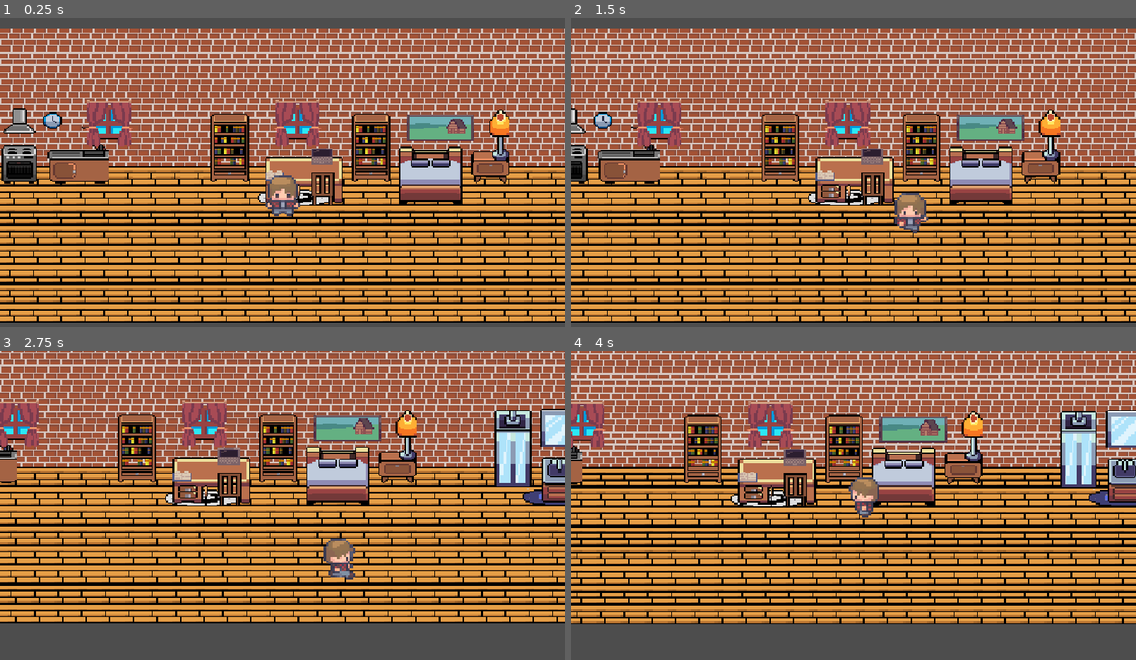
Above: before the commit, frames 1-4 (two rows, left to right).
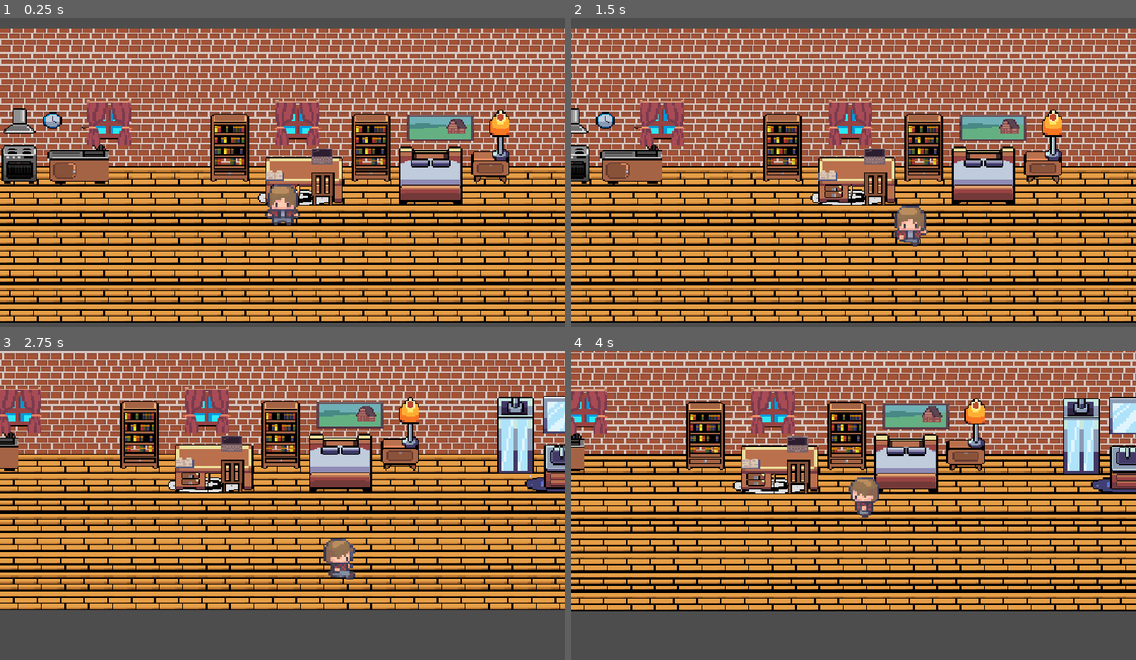
Above: after the commit, the same moments.

Repository: BurningUNI/BurnOut
Game: Godot game, scene res://scenes/room.tscn
Two runs of this game, one before a commit and one after it. Both use one fixed random seed, a clock stepped at 60 frames per second and the inputs below. This scene is started directly instead of the project's main scene.
Inputs (mouse positions are in pixels of both pictures, inside the frame that each line leads up to):
- Up to frame 1 (0.25 s): no input
- Up to frame 2 (1.5 s): move the mouse to (977, 160) at 0.52 s; hold Right (ui_right) 0.53-1.28 s; hold Space (interact) 0.53-1.28 s; click (977, 160) at 0.67 s; move the mouse to (740, 194) at 1.27 s; hold Down (ui_down) from 1.28 s (still down); tap Space (interact) at 1.35 s
- Up to frame 3 (2.75 s): move the mouse to (339, 440) at 2.02 s; release Down (ui_down) at 2.03 s; hold Right (ui_right) from 2.03 s (still down); hold Space (interact) from 2.03 s (still down)
- Up to frame 4 (4 s): move the mouse to (825, 573) at 2.77 s; release Right (ui_right) at 2.78 s; release Space (interact) at 2.78 s; hold Up (ui_up) 2.78-3.53 s; tap Space (interact) at 2.85 s; click (825, 573) at 2.92 s; move the mouse to (1023, 558) at 3.52 s; hold Left (ui_left) from 3.53 s (still down); hold Space (interact) from 3.53 s (still down)

The runs differ from the first frame. In frame 1, 0.7% of the frame differs, in the area x 46-54%, y 50-68%; in frame 2, 17%; in frame 3, 42%, in the area x 0-100%, y 0-89%; in frame 4, 41%.

Commit message:
fisica completa e blocco

Diff:
--- a/scenes/room.tscn
+++ b/scenes/room.tscn
@@ -15,29 +15,44 @@
 [sub_resource type="TileSetAtlasSource" id="TileSetAtlasSource_ybpoa"]
 texture = ExtResource("1_36trf")
 1:1/0 = 0
+1:1/0/physics_layer_0/polygon_0/points = PackedVector2Array(-2.87774, -5.39576, 8, -5.39576, 8, 8, -2.69788, 8)
 2:1/0 = 0
+2:1/0/physics_layer_0/polygon_0/points = PackedVector2Array(-8, -5.57562, 5.2159, -5.39576, 5.03605, 8, -8, 8)
 1:2/0 = 0
+1:2/0/physics_layer_0/polygon_0/points = PackedVector2Array(-2.1583, -8, 8, -8, 8, 8, -2.69788, 8)
 2:2/0 = 0
+2:2/0/physics_layer_0/polygon_0/points = PackedVector2Array(-8, -8, 5.03605, -8, 5.03605, 8, -8, 8)
 3:2/0 = 0
 4:2/0 = 0
+4:2/0/physics_layer_0/polygon_0/points = PackedVector2Array(-2.69788, 1.97845, 8, 1.79859, 8, 8, -2.69788, 8)
 5:2/0 = 0
+5:2/0/physics_layer_0/polygon_0/points = PackedVector2Array(-8, 1.07915, 5.39576, 1.61873, 5.57562, 8, -8, 8)
 6:2/0 = 0
 7:2/0 = 0
 1:3/0 = 0
+1:3/0/physics_layer_0/polygon_0/points = PackedVector2Array(-2.1583, -8, 8, -8, 8, 8, -2.69788, 8)
 2:3/0 = 0
+2:3/0/physics_layer_0/polygon_0/points = PackedVector2Array(-8, -8, 5.03605, -8, 5.03605, 8, -8, 8)
 3:3/0 = 0
 4:3/0 = 0
+4:3/0/physics_layer_0/polygon_0/points = PackedVector2Array(-1.97845, -8, 8, -8, 8, 8, -2.69788, 8)
 5:3/0 = 0
+5:3/0/physics_layer_0/polygon_0/points = PackedVector2Array(-8, -8, 5.2159, -8, 5.57562, 8, -8, 8)
 6:3/0 = 0
 7:3/0 = 0
 1:4/0 = 0
+1:4/0/physics_layer_0/polygon_0/points = PackedVector2Array(-2.1583, -8, 8, -8, 8, 8, -2.69788, 8)
 2:4/0 = 0
+2:4/0/physics_layer_0/polygon_0/points = PackedVector2Array(-8, -8, 5.03605, -8, 5.03605, 8, -8, 8)
 4:4/0 = 0
+4:4/0/physics_layer_0/polygon_0/points = PackedVector2Array(-1.97845, -8, 8, -8, 8, 4.13675, -2.33816, 4.49647)
 5:4/0 = 0
+5:4/0/physics_layer_0/polygon_0/points = PackedVector2Array(-8, -8, 5.2159, -8, 5.75548, 4.31661, -8, 5.57562)
 6:4/0 = 0
 7:4/0 = 0
 1:5/0 = 0
 2:5/0 = 0
+2:5/0/physics_layer_0/polygon_0/points = PackedVector2Array(-8, -8, 5.03605, -8, 5.03605, 8, -8, 8)
 
 [sub_resource type="TileSetAtlasSource" id="TileSetAtlasSource_qtoah"]
 texture = ExtResource("6_qtoah")
@@ -78,9 +93,13 @@
 2:3/0 = 0
 3:3/0 = 0
 4:3/0 = 0
+4:3/0/physics_layer_0/polygon_0/points = PackedVector2Array(-8, -8, -8, 8, 8, 8, 8, -8)
 5:3/0 = 0
+5:3/0/physics_layer_0/polygon_0/points = PackedVector2Array(-8, -8, -8, 8, 8, 8, 8, -8)
 6:3/0 = 0
+6:3/0/physics_layer_0/polygon_0/points = PackedVector2Array(-8, -8, -8, 8, 8, 8, 8, -8)
 7:3/0 = 0
+7:3/0/physics_layer_0/polygon_0/points = PackedVector2Array(-8, -8, -8, 8, 8, 8, 8, -8)
 8:3/0 = 0
 9:3/0 = 0
 10:3/0 = 0
@@ -101,12 +120,19 @@
 1:5/0 = 0
 2:5/0 = 0
 3:5/0 = 0
+3:5/0/physics_layer_0/polygon_0/points = PackedVector2Array(2.51802, 1.79859, 2.51802, 8, 8, 8, 8, 1.79859)
 4:5/0 = 0
+4:5/0/physics_layer_0/polygon_0/points = PackedVector2Array(-8, 1.79859, -8, 8, 8, 8, 8, 1.79859)
 5:5/0 = 0
+5:5/0/physics_layer_0/polygon_0/points = PackedVector2Array(-8, 1.79859, -8, 8, 8, 8, 8, 1.79859)
 6:5/0 = 0
+6:5/0/physics_layer_0/polygon_0/points = PackedVector2Array(-8, 1.07915, 5.75548, 1.79859, 5.57562, 8, -8, 8)
 7:5/0 = 0
+7:5/0/physics_layer_0/polygon_0/points = PackedVector2Array(-2.87774, -8, -2.87774, 8, 8, 8, 8, -4.49647, 6.1152, -8)
 8:5/0 = 0
+8:5/0/physics_layer_0/polygon_0/points = PackedVector2Array(-8, -4.67633, -8, 8, 8, 8, 8, -4.49647)
 9:5/0 = 0
+9:5/0/physics_layer_0/polygon_0/points = PackedVector2Array(-8, -4.67633, -8, 8, 8, 8, 8, -8, -1.25901, -8, -1.61873, -4.49647)
 10:5/0 = 0
 11:5/0 = 0
 12:5/0 = 0
@@ -118,14 +144,23 @@
 18:5/0 = 0
 19:5/0 = 0
 1:6/0 = 0
+1:6/0/physics_layer_0/polygon_0/points = PackedVector2Array(-8, 1.07915, 5.39576, 1.61873, 5.57562, 8, -8, 8)
 2:6/0 = 0
+2:6/0/physics_layer_0/polygon_0/points = PackedVector2Array(-8, 1.07915, 5.39576, 1.61873, 5.57562, 8, -8, 8)
 3:6/0 = 0
+3:6/0/physics_layer_0/polygon_0/points = PackedVector2Array(2.33816, -8, 2.51802, 8, 8, 8, 8, -8)
 4:6/0 = 0
+4:6/0/physics_layer_0/polygon_0/points = PackedVector2Array(-8, -8, -8, 8, 8, 8, 8, -8)
 5:6/0 = 0
+5:6/0/physics_layer_0/polygon_0/points = PackedVector2Array(-8, -8, -8, 8, 8, 8, 8, -8)
 6:6/0 = 0
+6:6/0/physics_layer_0/polygon_0/points = PackedVector2Array(-8, -8, 6.1152, -8, 5.57562, 8, -8, 8)
 7:6/0 = 0
+7:6/0/physics_layer_0/polygon_0/points = PackedVector2Array(-2.87774, 8, 8, 8, 8, -8, -2.51802, -8)
 8:6/0 = 0
+8:6/0/physics_layer_0/polygon_0/points = PackedVector2Array(-8, 8, 8, 8, 8, -8, -8, -8)
 9:6/0 = 0
+9:6/0/physics_layer_0/polygon_0/points = PackedVector2Array(-8, 8, 8, 8, 8, -8, -8, -8)
 10:6/0 = 0
 11:6/0 = 0
 12:6/0 = 0
@@ -135,14 +170,23 @@
 16:6/0 = 0
 17:6/0 = 0
 1:7/0 = 0
+1:7/0/physics_layer_0/polygon_0/points = PackedVector2Array(-8, 1.07915, 5.39576, 1.61873, 5.57562, 8, -8, 8)
 2:7/0 = 0
+2:7/0/physics_layer_0/polygon_0/points = PackedVector2Array(-8, 1.07915, 5.39576, 1.61873, 5.57562, 8, -8, 8)
 3:7/0 = 0
+3:7/0/physics_layer_0/polygon_0/points = PackedVector2Array(2.33816, -8, 2.69788, 5.39576, 8, 5.2159, 8, -8)
 4:7/0 = 0
+4:7/0/physics_layer_0/polygon_0/points = PackedVector2Array(-8, -8, -8, 4.49647, 1.61873, 4.31661, 1.61873, 5.57562, 6.1152, 5.03605, 5.93534, -8, -8, -8)
 5:7/0 = 0
+5:7/0/physics_layer_0/polygon_0/points = PackedVector2Array(-8, -8, 8, -8, 8, -8, -8, -8)
 6:7/0 = 0
+6:7/0/physics_layer_0/polygon_0/points = PackedVector2Array(-8, -8, 6.1152, -8, 6.29506, 5.57562, 0.359716, 5.75548, 0.539576, -8)
 7:7/0 = 0
+7:7/0/physics_layer_0/polygon_0/points = PackedVector2Array(-2.15831, 6.1152, 8, 5.2159, 8, -8, -2.51802, -8)
 8:7/0 = 0
+8:7/0/physics_layer_0/polygon_0/points = PackedVector2Array(-8, 4.49647, 8, 5.2159, 8, -8, -8, -8)
 9:7/0 = 0
+9:7/0/physics_layer_0/polygon_0/points = PackedVector2Array(-8, 4.49647, 8, 5.2159, 8, -8, -8, -8)
 10:7/0 = 0
 11:7/0 = 0
 12:7/0 = 0
@@ -184,13 +228,19 @@
 [sub_resource type="TileSetAtlasSource" id="TileSetAtlasSource_tk5fv"]
 texture = ExtResource("3_qvc4m")
 1:0/0 = 0
+1:0/0/physics_layer_0/polygon_0/points = PackedVector2Array(-5.03605, -2.69788, -5.03605, 8, 8, 8, 8, 6.1152, -1.43887, 5.93534, -2.33816, -2.51802)
 2:0/0 = 0
+2:0/0/physics_layer_0/polygon_0/points = PackedVector2Array(1.25901, -2.69788, 1.25901, 8, 8, 8, 8, -3.23746)
 3:0/0 = 0
+3:0/0/physics_layer_0/polygon_0/points = PackedVector2Array(-8, -2.69788, -8, 8, 0.719435, 8, 0.535933, -2.98574)
 4:0/0 = 0
 5:0/0 = 0
 1:1/0 = 0
+1:1/0/physics_layer_0/polygon_0/points = PackedVector2Array(-5.93534, -8, -5.93534, -0.719437, -4.85619, -0.539577, -4.67633, 8, -2.51802, 8, -2.15831, 0.359716, 5.93534, 0.719435, 6.29506, 8, 8, 8, 8, -8)
 2:1/0 = 0
+2:1/0/physics_layer_0/polygon_0/points = PackedVector2Array(1.43887, -8, 1.33882, 0.900189, 2.87774, 0.719435, 2.51802, 8, 5.2159, 8, 4.49647, 1.43887, 8, 0.539576, 8, -8)
 3:1/0 = 0
+3:1/0/physics_layer_0/polygon_0/points = PackedVector2Array(-8, -8, -8, 0.899292, -2.1583, 0.719435, -2.51802, 8, -0.359718, 8, 0.179859, 0.359716, 1.07915, -8)
 4:1/0 = 0
 5:1/0 = 0
 5:1/0/physics_layer_0/polygon_0/points = PackedVector2Array(-0.179859, -1.07915, 8, -1.43887, 8, 8, -0.359718, 8)
@@ -217,9 +267,13 @@
 22:1/0 = 0
 22:1/0/physics_layer_0/polygon_0/points = PackedVector2Array(-8, 5.39576, 3.77703, 6.29506, 4.31661, 8, -8, 8)
 1:2/0 = 0
+1:2/0/physics_layer_0/polygon_0/points = PackedVector2Array(3.77703, -4.31661, 3.23746, 8, 8, 8, 8, -5.75548)
 2:2/0 = 0
+2:2/0/physics_layer_0/polygon_0/points = PackedVector2Array(-8, -5.93534, -8, 8, 8, 8, 8, -5.75548)
 3:2/0 = 0
+3:2/0/physics_layer_0/polygon_0/points = PackedVector2Array(-8, -5.39576, -8, 8, 8, 8, 8, -5.39576)
 4:2/0 = 0
+4:2/0/physics_layer_0/polygon_0/points = PackedVector2Array(-8, -5.57562, -8, 8, 1.43887, 8, 0.719435, -4.85619)
 5:2/0 = 0
 5:2/0/physics_layer_0/polygon_0/points = PackedVector2Array(-0.899294, -8, 8, -8, 8, 8, -0.899294, 8)
 6:2/0 = 0
@@ -245,9 +299,13 @@
 22:2/0 = 0
 22:2/0/physics_layer_0/polygon_0/points = PackedVector2Array(-8, -8, 4.85619, -8, 5.03605, -8, 4.49647, 8, -8, 8)
 1:3/0 = 0
+1:3/0/physics_layer_0/polygon_0/points = PackedVector2Array(3.0576, -8, 3.23746, 8, 8, 8, 8, -8)
 2:3/0 = 0
+2:3/0/physics_layer_0/polygon_0/points = PackedVector2Array(-8, -8, -8, 8, 8, 8, 8, -8)
 3:3/0 = 0
+3:3/0/physics_layer_0/polygon_0/points = PackedVector2Array(-8, -8, -8, 8, 8, 8, 8, -5.75548, 8, -8)
 4:3/0 = 0
+4:3/0/physics_layer_0/polygon_0/points = PackedVector2Array(-8, -8, -8, 8, 1.43887, 8, 1.79859, -8)
 5:3/0 = 0
 5:3/0/physics_layer_0/polygon_0/points = PackedVector2Array(-0.719435, -8, 8, -8, 8, 8, -1.07915, 8)
 6:3/0 = 0
@@ -273,9 +331,13 @@
 22:3/0 = 0
 22:3/0/physics_layer_0/polygon_0/points = PackedVector2Array(-8, -8, 4.49647, -8, 4.85619, 1.07915, -8, 1.07915)
 1:4/0 = 0
+1:4/0/physics_layer_0/polygon_0/points = PackedVector2Array(2.87774, -8, 3.41731, 8, 8, 8, 8, 6.1152, 8, 0.719435, 8, -8)
 2:4/0 = 0
+2:4/0/physics_layer_0/polygon_0/points = PackedVector2Array(-8, -8, -8, -3.0576, 8, -3.59718, 8, -5.75548, 8, -8)
 3:4/0 = 0
+3:4/0/physics_layer_0/polygon_0/points = PackedVector2Array(-8, -8, -8, -3.0576, 8, -3.59718, 8, -5.75548, 8, -8)
 4:4/0 = 0
+4:4/0/physics_layer_0/polygon_0/points = PackedVector2Array(-8, -8, -8, -3.41732, -2.51802, -2.87774, -2.51802, 8, 1.25901, 6.47491, 1.79859, -8)
 5:4/0 = 0
 5:4/0/physics_layer_0/polygon_0/points = PackedVector2Array(-1.25901, -8, 8, -8, 8, 3.95689, 2.1583, 3.59718, 1.97845, 5.39576, -0.899294, 5.57562)
 6:4/0 = 0
@@ -3591,6 +3653,18 @@
 [sub_resource type="RectangleShape2D" id="RectangleShape2D_tk5fv"]
 size = Vector2(21, 20)
 
+[sub_resource type="RectangleShape2D" id="RectangleShape2D_eom3m"]
+size = Vector2(706, 20)
+
+[sub_resource type="RectangleShape2D" id="RectangleShape2D_w68ji"]
+size = Vector2(703, 73)
+
+[sub_resource type="RectangleShape2D" id="RectangleShape2D_23wr2"]
+size = Vector2(58, 278)
+
+[sub_resource type="RectangleShape2D" id="RectangleShape2D_3j2fx"]
+size = Vector2(64, 277)
+
 [node name="Room" type="Node2D"]
 script = ExtResource("1_eom3m")
 
@@ -3635,6 +3709,32 @@
 position = Vector2(219, 19)
 shape = SubResource("RectangleShape2D_tk5fv")
 
+[node name="Walls" type="Node2D" parent="."]
+
+[node name="Wallbotton" type="StaticBody2D" parent="Walls"]
+
+[node name="CollisionShape2D" type="CollisionShape2D" parent="Walls/Wallbotton"]
+position = Vector2(81, 150)
+shape = SubResource("RectangleShape2D_eom3m")
+
+[node name="Walltop" type="StaticBody2D" parent="Walls"]
+
+[node name="CollisionShape2D" type="CollisionShape2D" parent="Walls/Walltop"]
+position = Vector2(80.5, -80.5)
+shape = SubResource("RectangleShape2D_w68ji")
+
+[node name="Wallsx" type="StaticBody2D" parent="Walls"]
+
+[node name="CollisionShape2D" type="CollisionShape2D" parent="Walls/Wallsx"]
+position = Vector2(-300, 22)
+shape = SubResource("RectangleShape2D_23wr2")
+
+[node name="Walldx" type="StaticBody2D" parent="Walls"]
+
+[node name="CollisionShape2D" type="CollisionShape2D" parent="Walls/Walldx"]
+position = Vector2(463, 21.5)
+shape = SubResource("RectangleShape2D_3j2fx")
+
 [connection signal="body_entered" from="Bed area" to="." method="_on_bed_area_body_entered"]
 
 [editable path="Player"]
Not shown: 1 places in scenes/room.tscn that only renumber resources
